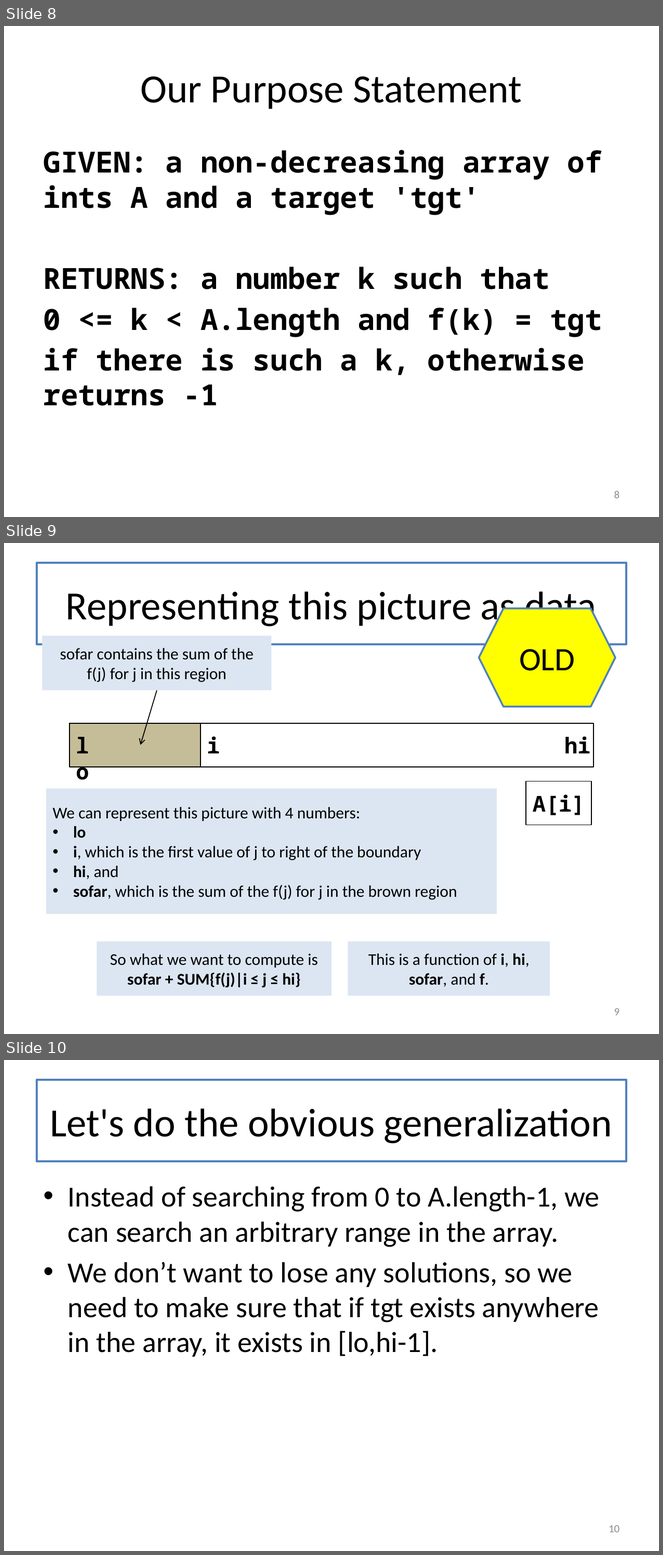
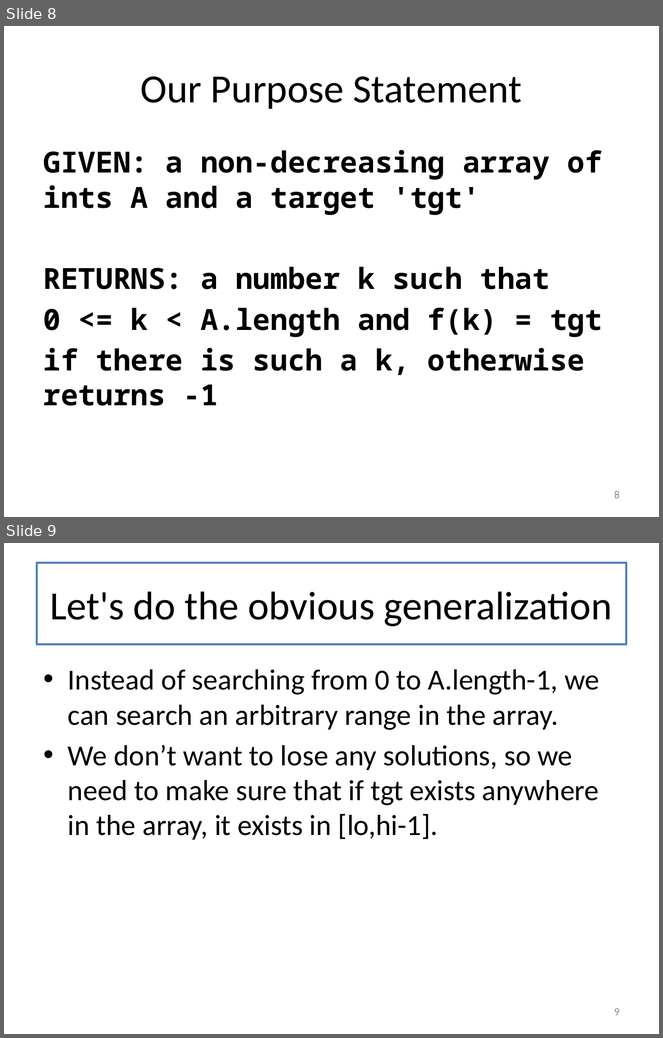
Before and after one commit to mwand/cs5010f17, a slide deck: Slides/Lesson 8.2 Binary Search.pptx. Shown one above the other, each under a label of ours: slides 8, 9 and 10 before the commit, slides 8 and 9 after it. The pictures are 663x1555 and 663x1038 pixels, drawn with LibreOffice and Linux fonts; fonts in the diff are those of the drawing. Boxes give left, top, right and bottom in pixels: in the first picture for what was removed or moved away, otherwise in the second. Text is boxed around its words. In the diff, an @@ line names an element or a change of style, - is before the commit and + after.

```diff
--- a/Slides/Lesson 8.2 Binary Search.pptx
+++ b/Slides/Lesson 8.2 Binary Search.pptx
@@ slide 9 removed at (4, 543, 659, 1034), background #FFFFFF @@
@@ title removed at (37, 563, 626, 644) @@
-Representing this picture as data
@@ hexagon removed at (479, 609, 616, 707) @@
-OLD
@@ rectangle removed at (42, 636, 271, 691) @@
-sofar contains the sum of the f(j) for j in this region
@@ arrow removed from (157, 691) to (140, 745) @@
@@ rectangle removed at (70, 723, 201, 767) @@
@@ rectangle removed at (70, 723, 594, 767) @@
@@ text removed at (70, 729, 107, 761) @@
-lo
@@ line removed from (201, 723) to (201, 767) @@
@@ text removed at (207, 736, 220, 754) @@
-i
@@ text removed at (565, 736, 591, 754) @@
-hi
@@ rectangle removed at (46, 788, 497, 914) @@
-We can represent this picture with 4 numbers:
-• lo
-• i, which is the first value of j to right of the boundary
-• hi, and
-• sofar, which is the sum of the f(j) for j in the brown region
@@ rectangle removed at (526, 782, 592, 825) @@
-A[i]
@@ rectangle removed at (97, 941, 332, 996) @@
-So what we want to compute is
-sofar + SUM{f(j)|i ≤ j ≤ hi}
@@ rectangle removed at (348, 941, 550, 996) @@
-This is a function of i, hi, sofar, and f.
@@ page number removed at (614, 1008, 620, 1016) @@
-9
@@ what was slide 10 is now slide 9 @@
@@ page number at (614, 1008, 620, 1016): text changed @@
-10
+9
```
Also in this commit, not shown: 7 slides changed, 2 slides added, 1 other file.
